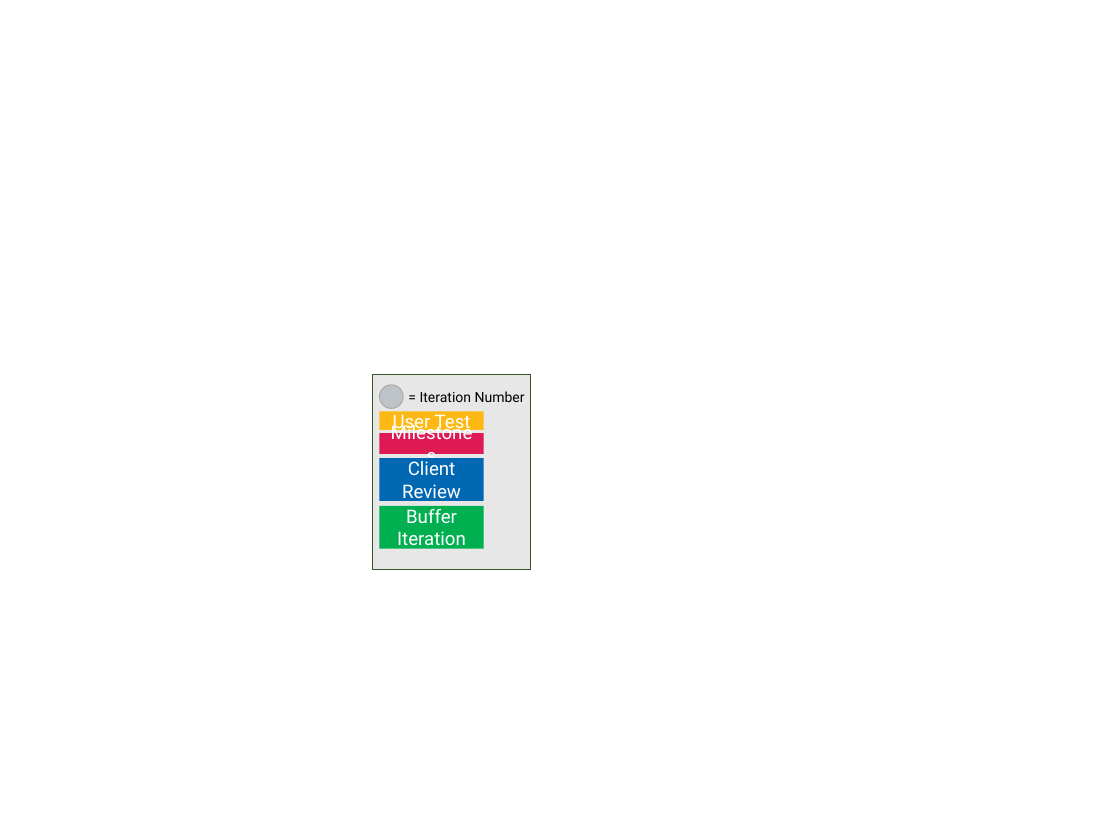
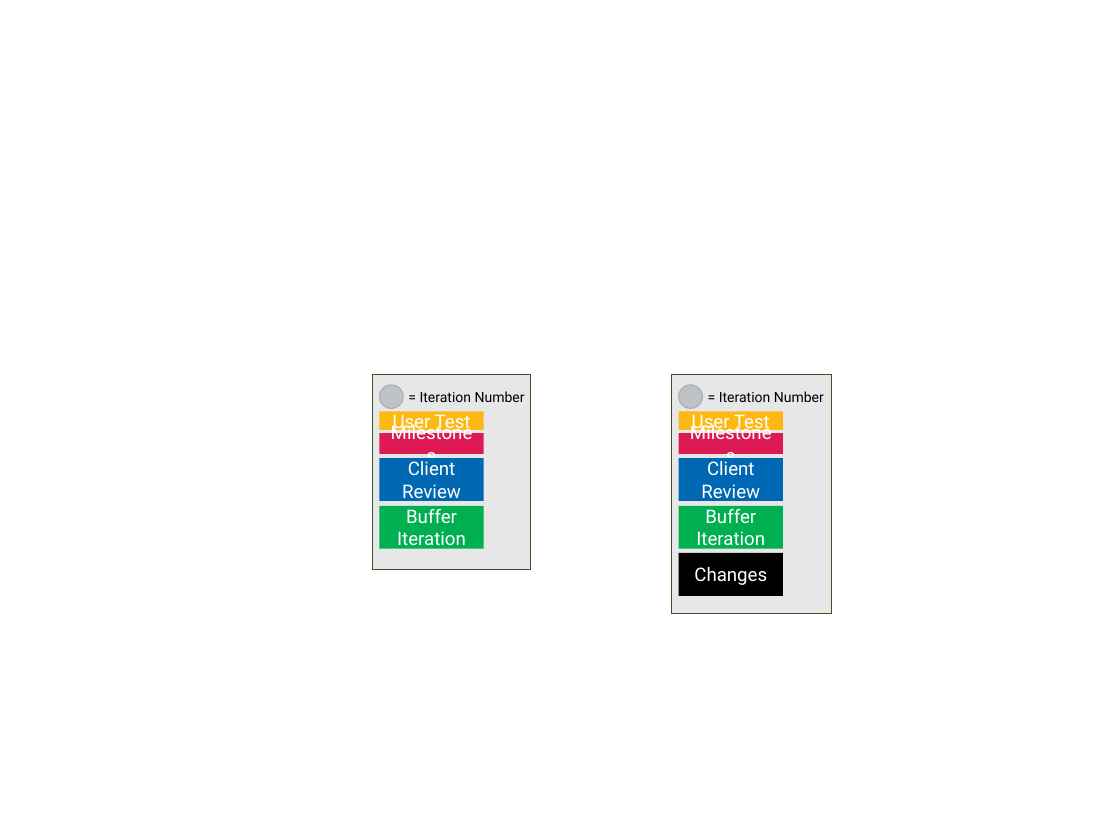
Before and after one commit to benguettachua/SmartHawker, a slide deck: slide 4 of FYP/Timeline and Diagram/FYPTimeline 15th June Edition.pptx (slide 2 before the commit). Drawn at 1120x840 pixels with LibreOffice and Linux fonts; fonts in the diff are those of the drawing. Boxes give left, top, right and bottom in pixels: in the first picture for what was removed or moved away, otherwise in the second. Text is boxed around its words. In the diff, an @@ line names an element or a change of style, - is before the commit and + after.

```diff
--- a/FYP/Timeline and Diagram/FYPTimeline 15th June Edition.pptx
+++ b/FYP/Timeline and Diagram/FYPTimeline 15th June Edition.pptx
@@ rectangle added at (672, 374, 832, 614), fill #E7E7E7, outline #385723 1 pt @@
@@ ellipse added at (678, 385, 702, 408), fill #BDC3C7, outline #AFABAB 1 pt @@
@@ rectangle added at (678, 411, 782, 430), fill #FDB813, 16.8 pt, text #FFFFFF @@
+User Test
@@ text added at (719, 391, 824, 402), 12.6 pt, text #000000 @@
+= Iteration Number
@@ rectangle added at (678, 433, 782, 454), fill #DE1A54, 16.8 pt, text #FFFFFF @@
+Milestones
@@ rectangle added at (678, 458, 782, 502), fill #0068B3, 16.8 pt, text #FFFFFF @@
+Client Review
@@ rectangle added at (678, 506, 782, 549), fill #00B050, 16.8 pt, text #FFFFFF @@
+Buffer Iteration
@@ rectangle added at (678, 553, 782, 596), fill #000000, 16.8 pt, text #FFFFFF @@
+Changes
```
Also in this commit, not shown: 2 slides added, 10 other files.
